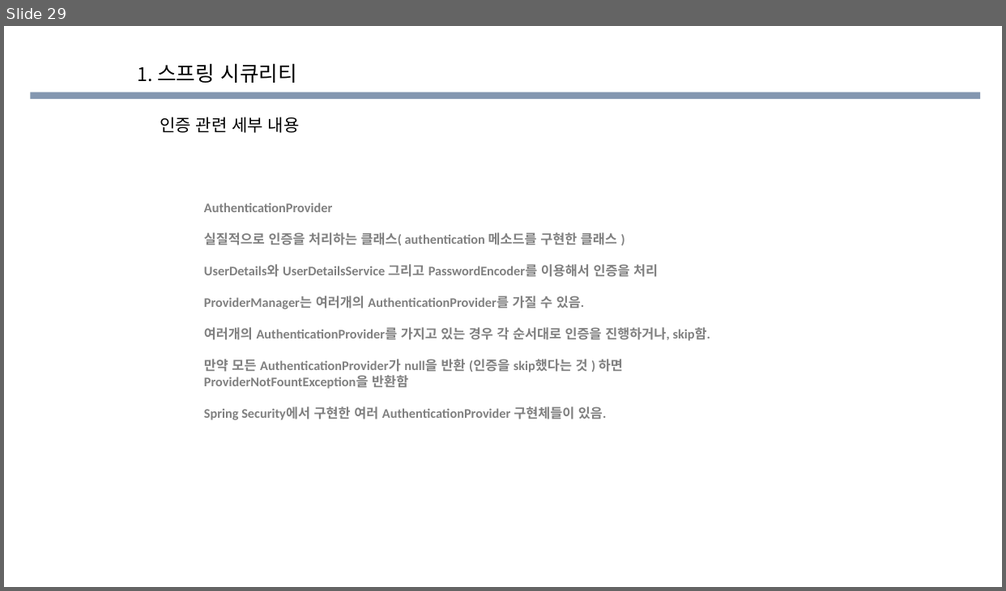
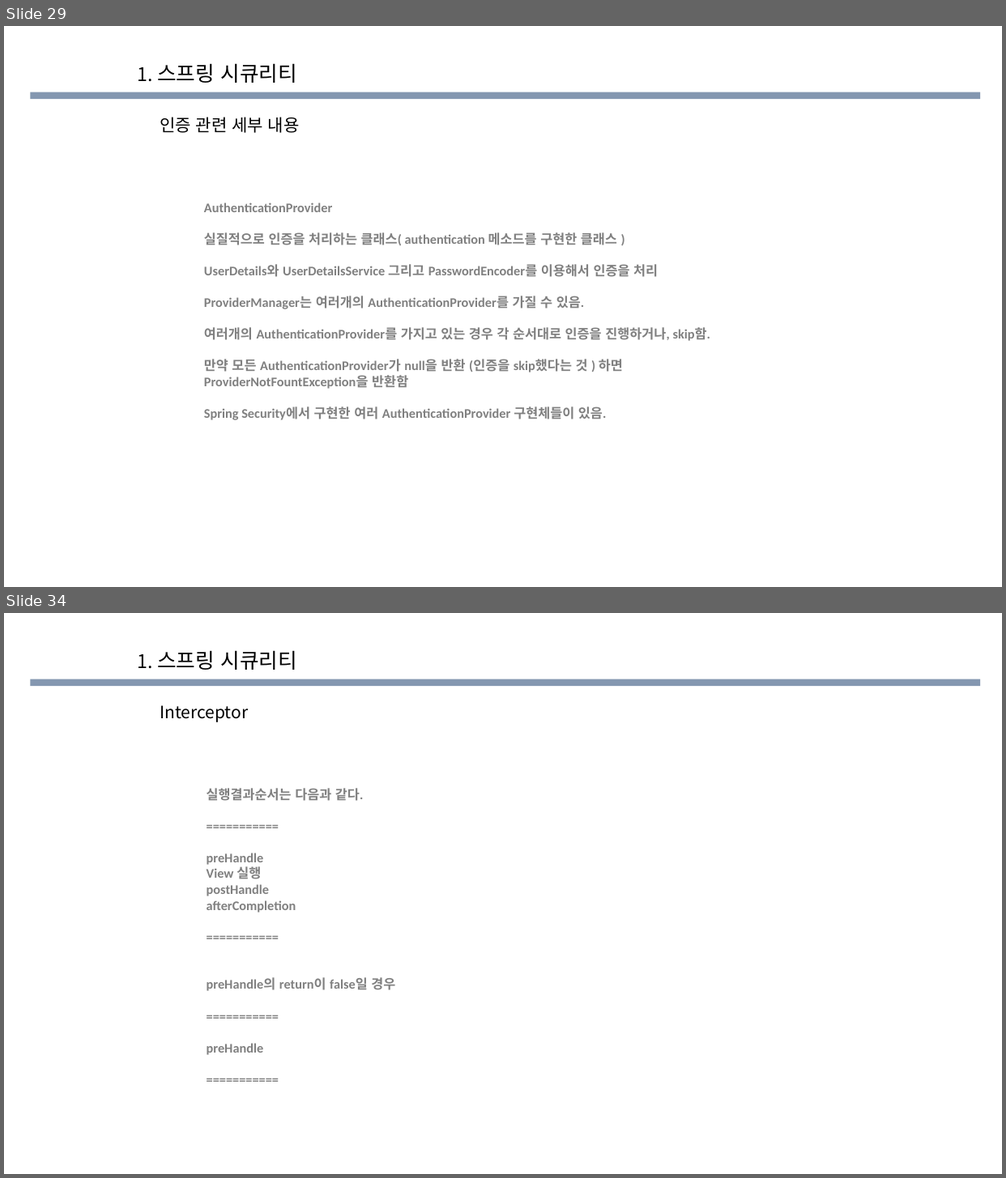
Before and after one commit to eongss/testproject, a slide deck: 소스코드 공부한거.pptx. Shown one above the other, each under a label of ours: slide 29 before the commit, slides 29 and 34 after it; the slides between them are not shown. The pictures are 1006x591 and 1006x1178 pixels, drawn with LibreOffice and Linux fonts; fonts in the diff are those of the drawing; background and template pictures are left out. Boxes give left, top, right and bottom in pixels: in the first picture for what was removed or moved away, otherwise in the second. Text is boxed around its words. In the diff, an @@ line names an element or a change of style, - is before the commit and + after.

```diff
--- a/소스코드 공부한거.pptx
+++ b/소스코드 공부한거.pptx
@@ slide 34 added at bbox=[4, 613, 1002, 1174], background picture (left out); not listed: 1 template element that a slide beside it also shows @@
@@ text added at bbox=[138, 650, 297, 670], 20 pt, text #000000 @@
+1. 스프링 시큐리티
@@ text added at bbox=[160, 705, 248, 722], 16.3 pt, text #000000 @@
+Interceptor
@@ text added at bbox=[206, 788, 395, 1055], 12.7 pt, text #808080, bold @@
+실행결과순서는 다음과 같다.
+===========
+preHandle
+View 실행
+postHandle
+afterCompletion
+===========
+preHandle의 return이 false일 경우
+===========
+preHandle
+===========
```
Also in this commit, not shown: 3 slides changed, 13 other slides added, 4 other files.
